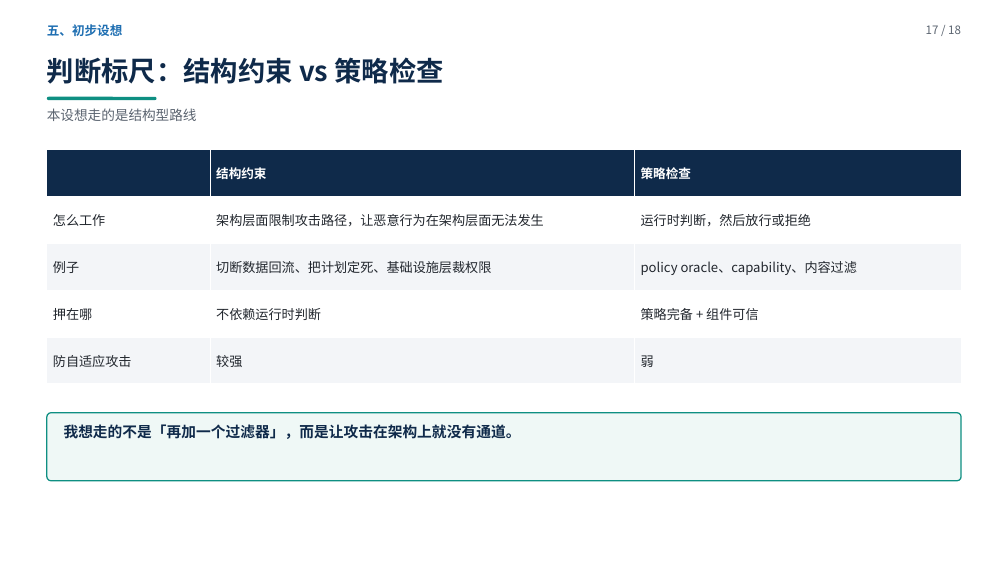
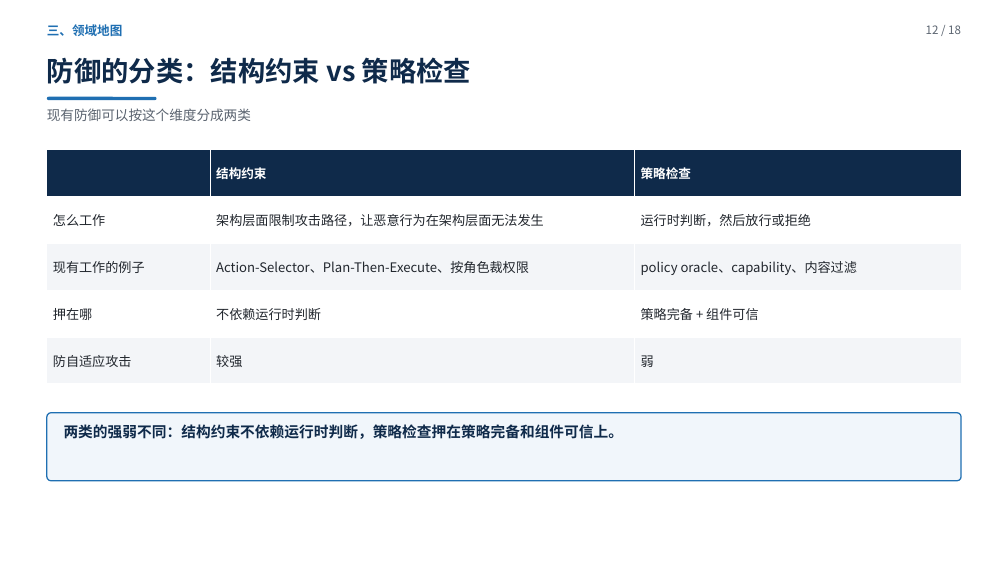
Before and after one commit to yiiiiiii1/multi-agent-remote-sensing, a slide deck: slide 12 of 阶段2-卫星多智能体防御/presentations/新方向调研汇报.pptx (slide 17 before the commit). Drawn at 1008x567 pixels with LibreOffice and Linux fonts; fonts in the diff are those of the drawing. Boxes give left, top, right and bottom in pixels: in the first picture for what was removed or moved away, otherwise in the second. Text is boxed around its words. In the diff, an @@ line names an element or a change of style, - is before the commit and + after.

```diff
--- a/阶段2-卫星多智能体防御/presentations/新方向调研汇报.pptx
+++ b/阶段2-卫星多智能体防御/presentations/新方向调研汇报.pptx
@@ text at (47, 24, 123, 36): text changed @@
-五、初步设想
+三、领域地图
@@ text at (926, 25, 961, 34): text changed @@
-17 / 18
+12 / 18
@@ text at (47, 57, 471, 84): text changed @@
-判断标尺：结构约束 vs 策略检查
+防御的分类：结构约束 vs 策略检查
@@ rounded rectangle at (47, 97, 157, 100): fill #0E8F82 to #1F6FB2 @@
@@ text at (47, 108, 251, 121): text changed @@
-本设想走的是结构型路线
+现有防御可以按这个维度分成两类
@@ table at (47, 150, 961, 384) @@
-row 3, column 1: 例子
+row 3, column 1: 现有工作的例子
-row 3, column 2: 切断数据回流、把计划定死、基础设施层裁权限
+row 3, column 2: Action-Selector、Plan-Then-Execute、按角色裁权限
@@ rounded rectangle at (47, 413, 961, 481): fill #EFF8F6 to #F1F6FB; outline #0E8F82 1.2 pt to #1F6FB2 1.2 pt @@
@@ text at (64, 424, 624, 439): text changed @@
-我想走的不是「再加一个过滤器」，而是让攻击在架构上就没有通道。
+两类的强弱不同：结构约束不依赖运行时判断，策略检查押在策略完备和组件可信上。
```
Also in this commit, not shown: 7 other slides changed, 2 slides added, 2 slides removed, 5 other files.
